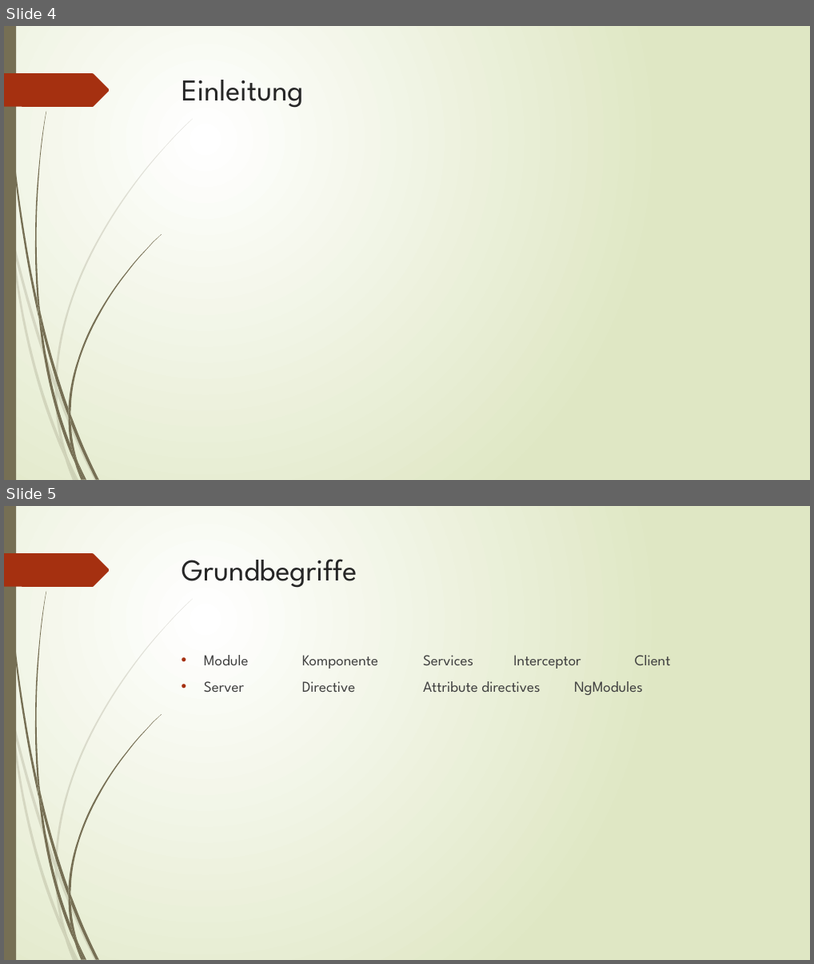
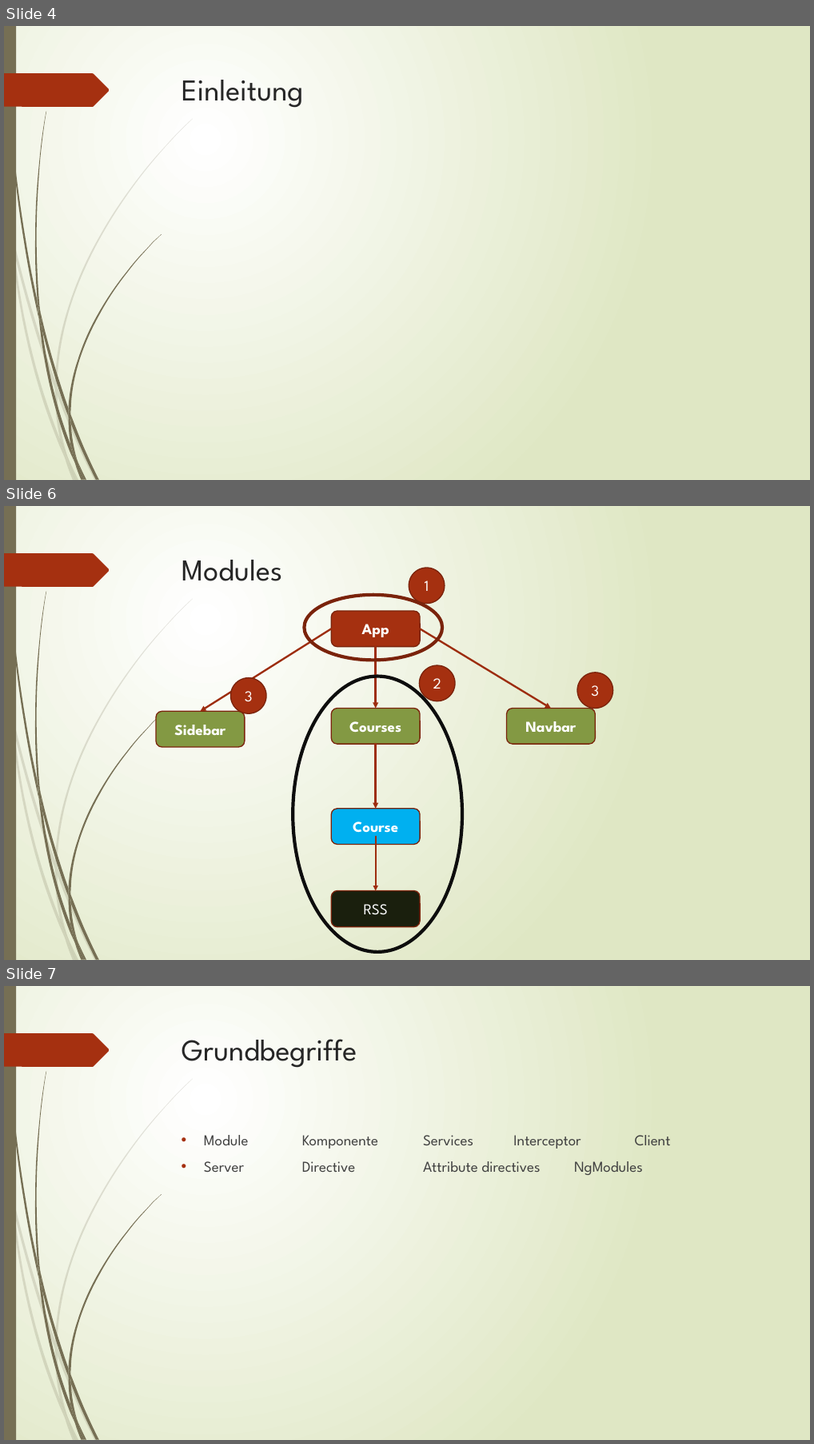
Before and after one commit to Ghislain1/zoe-fb-app, a slide deck: Angular.pptx. Shown one above the other, each under a label of ours: slides 4 and 5 before the commit, slides 4, 6 and 7 after it; the slides between them are not shown. The pictures are 814x964 and 814x1444 pixels, drawn with LibreOffice and Linux fonts; fonts in the diff are those of the drawing. Boxes give left, top, right and bottom in pixels: in the first picture for what was removed or moved away, otherwise in the second. Text is boxed around its words. In the diff, an @@ line names an element or a change of style, - is before the commit and + after.

```diff
--- a/Angular.pptx
+++ b/Angular.pptx
@@ slide 6 added at box(4, 506, 810, 960), background gradient #FFFFFF to #DFE8C4; not listed: 24 template elements that a slide beside it also shows @@
@@ title added at box(182, 560, 282, 581), 36 pt, text #262626 @@
+Modules
@@ ellipse added at box(410, 568, 445, 604), fill #A53010, outline #7A240C 1.25 pt, 18 pt, text #FFFFFF @@
+1
@@ ellipse added at box(305, 595, 442, 660), outline #7A240C 4 pt @@
@@ rounded rectangle added at box(331, 611, 420, 646), fill #A53010, outline #7A240C 1.25 pt, 18 pt, text #FFFFFF, bold @@
+App
@@ arrow added from (331, 629) to (201, 711), #9E2E0F 2.25 pt @@
@@ arrow added from (376, 646) to (376, 708), #9E2E0F 2.25 pt @@
@@ arrow added from (420, 629) to (551, 708), #9E2E0F 2.25 pt @@
@@ ellipse added at box(420, 665, 455, 700), fill #A53010, outline #7A240C 1.25 pt, 18 pt, text #FFFFFF @@
+2
@@ ellipse added at box(578, 672, 613, 708), fill #A53010, outline #7A240C 1.25 pt, 18 pt, text #FFFFFF @@
+3
@@ ellipse added at box(231, 678, 266, 713), fill #A53010, outline #7A240C 1.25 pt, 18 pt, text #FFFFFF @@
+3
@@ ellipse added at box(293, 676, 462, 952), outline #0D0D0D 4 pt @@
@@ rounded rectangle added at box(156, 711, 245, 747), fill #839943, outline #7A240C 1.25 pt, 18 pt, text #FFFFFF, bold @@
+Sidebar
@@ rounded rectangle added at box(331, 708, 420, 744), fill #839943, outline #7A240C 1.25 pt, 18 pt, text #FFFFFF, bold @@
+Courses
@@ rounded rectangle added at box(506, 708, 596, 744), fill #839943, outline #7A240C 1.25 pt, 18 pt, text #FFFFFF, bold @@
+Navbar
@@ arrow added from (376, 744) to (376, 808), #9E2E0F 2.25 pt @@
@@ rounded rectangle added at box(331, 808, 420, 844), fill #00B0F0, outline #7A240C 1.25 pt, 18 pt, text #FFFFFF, bold @@
+Course
@@ arrow added from (376, 836) to (376, 890), #9E2E0F 2 pt @@
@@ rounded rectangle added at box(331, 890, 420, 927), fill #1A1F0D, outline #7A240C 1.25 pt, 18 pt, text #FFFFFF @@
+RSS
@@ what was slide 5 is now slide 7 @@
```
Also in this commit, not shown: 2 slides changed, 1 other slide added, 42 other files.
